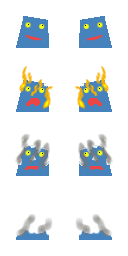
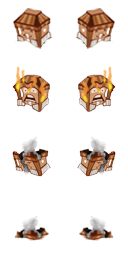
Revision of a layered 128px x 256px image; what changed, layer by layer:
added layer "building1normal copy" above "building1normal" over (75, 8, 115, 49)
added layer "building1normal" above "Layer 1 copy 2" over (13, 8, 53, 49)
added layer "Layer 1 copy 2" above "Layer 1 copy" over (78, 66, 116, 112)
added layer "Layer 1 copy" above "building1smoke copy" over (12, 66, 50, 113)
added layer "building1smoke copy" above "building1smoke copy 3" over (77, 136, 116, 177)
added layer "building1smoke copy 3" above "building1smoke copy 2" over (79, 215, 114, 241)
added layer "building1smoke copy 2" above "building1smoke" over (14, 215, 49, 241)
added layer "building1smoke" above "Background" over (12, 136, 51, 177)
hid "Background" over (15, 16, 113, 240)
